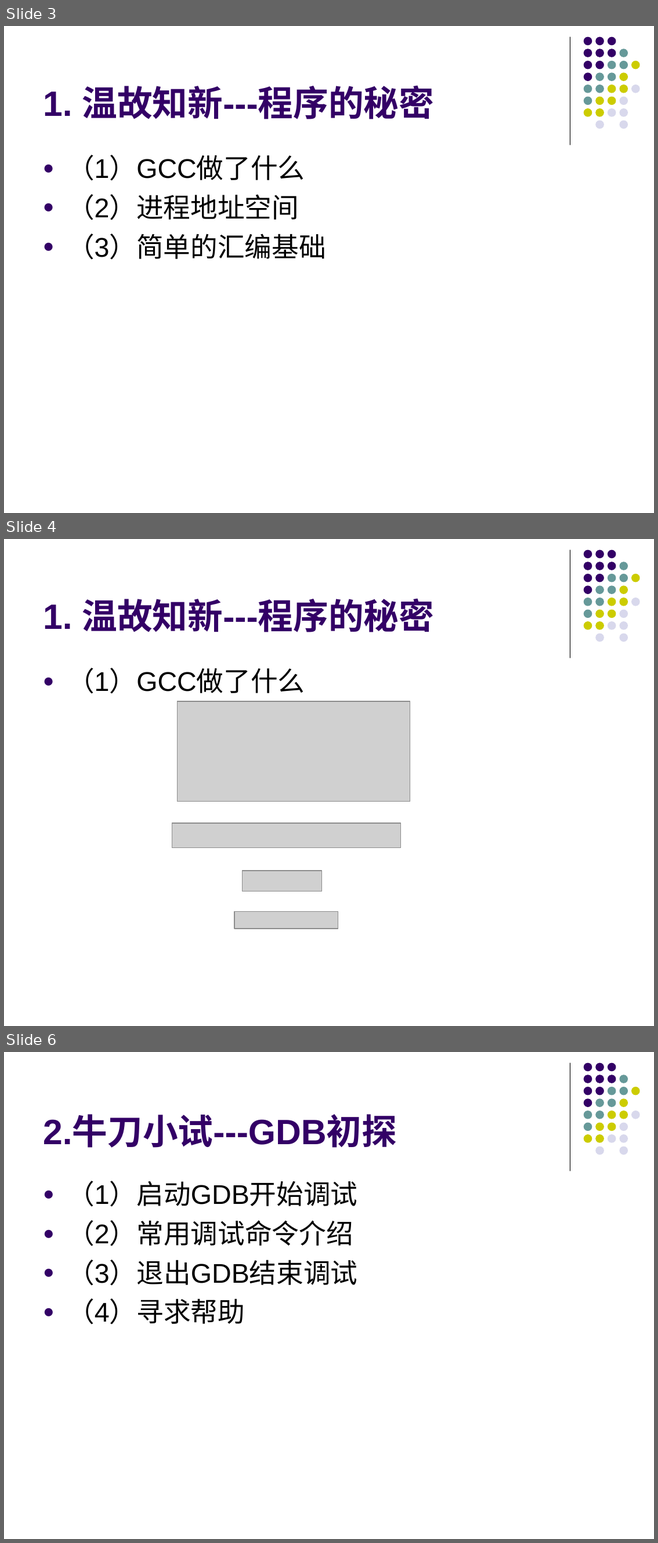
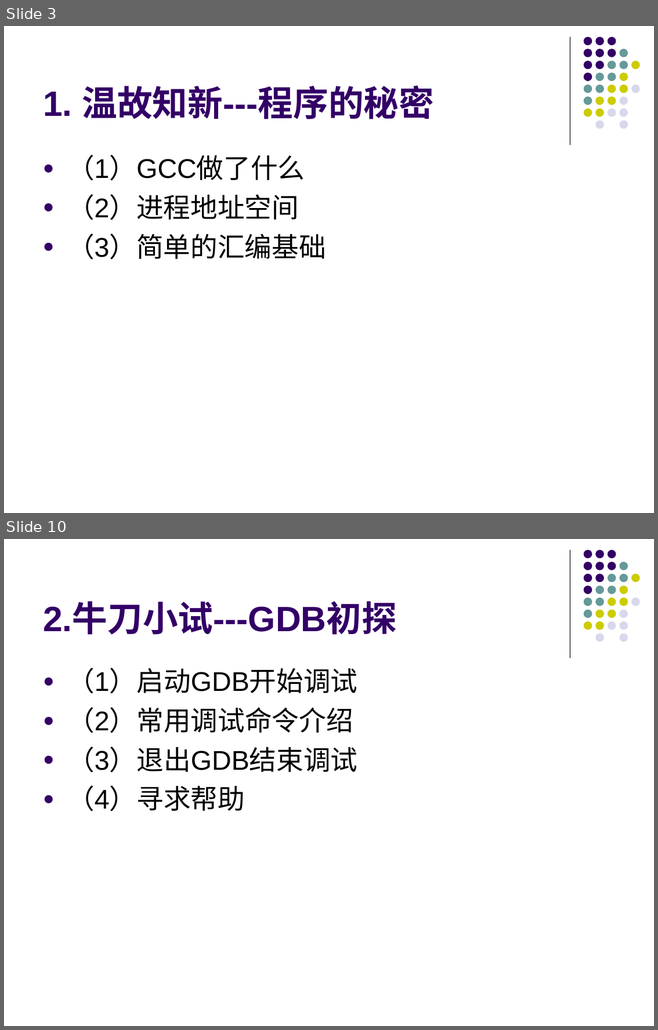
Before and after one commit to KublaikhanGeek/reactor, a slide deck: docs/手把手教你玩转GDB/手把手教你玩转GDB.ppt. Shown one above the other, each under a label of ours: slides 3, 4 and 6 before the commit, slides 3 and 10 after it; the slides between them are not shown. The pictures are 658x1543 and 658x1030 pixels, drawn with LibreOffice and Linux fonts; fonts in the diff are those of the drawing; grey boxes stand for pictures. Boxes give left, top, right and bottom in pixels: in the first picture for what was removed or moved away, otherwise in the second. Text is boxed around its words. In the diff, an @@ line names an element or a change of style, - is before the commit and + after.

```diff
--- a/docs/手把手教你玩转GDB/手把手教你玩转GDB.ppt
+++ b/docs/手把手教你玩转GDB/手把手教你玩转GDB.ppt
@@ slide 4 removed at box(4, 539, 654, 1026), background #FFFFFF; not listed: 32 template elements that a slide beside it also shows @@
@@ title removed at box(43, 598, 434, 632) @@
-1. 温故知新---程序的秘密
@@ text removed at box(67, 668, 305, 694) @@
-● （1）GCC做了什么
@@ picture removed at box(177, 701, 410, 801) @@
@@ picture removed at box(172, 824, 400, 848) @@
@@ picture removed at box(242, 871, 321, 892) @@
@@ picture removed at box(235, 912, 339, 929) @@
@@ what was slide 6 is now slide 10 @@
```
Also in this commit, not shown: 11 slides added, 1 other slide removed.
